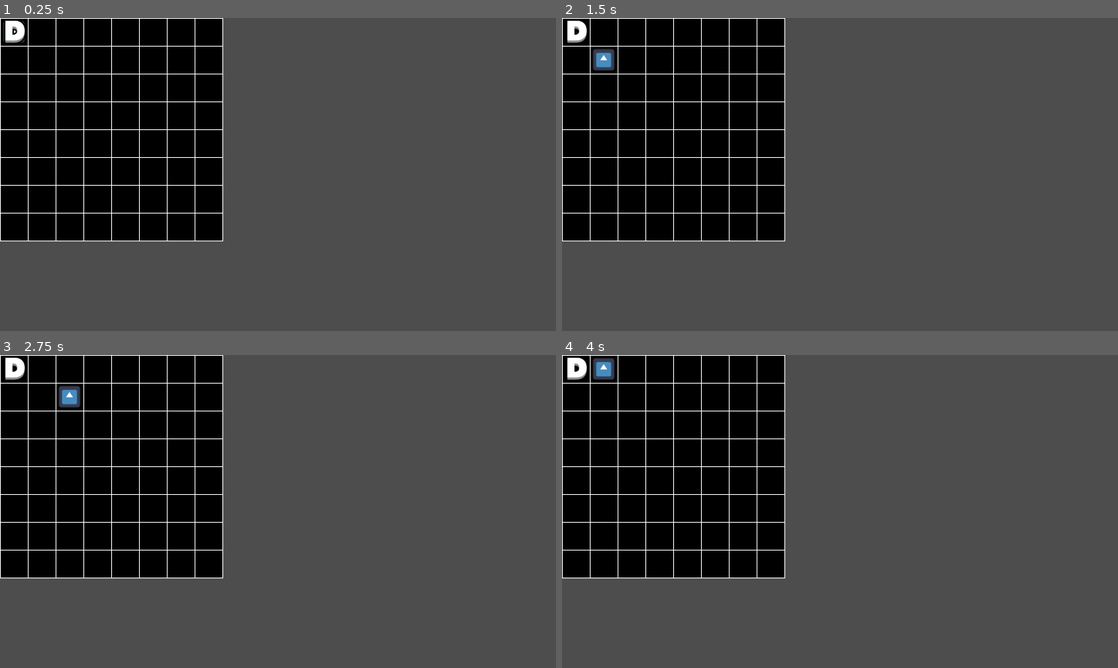
Above: before the commit, frames 1-4 (two rows, left to right).
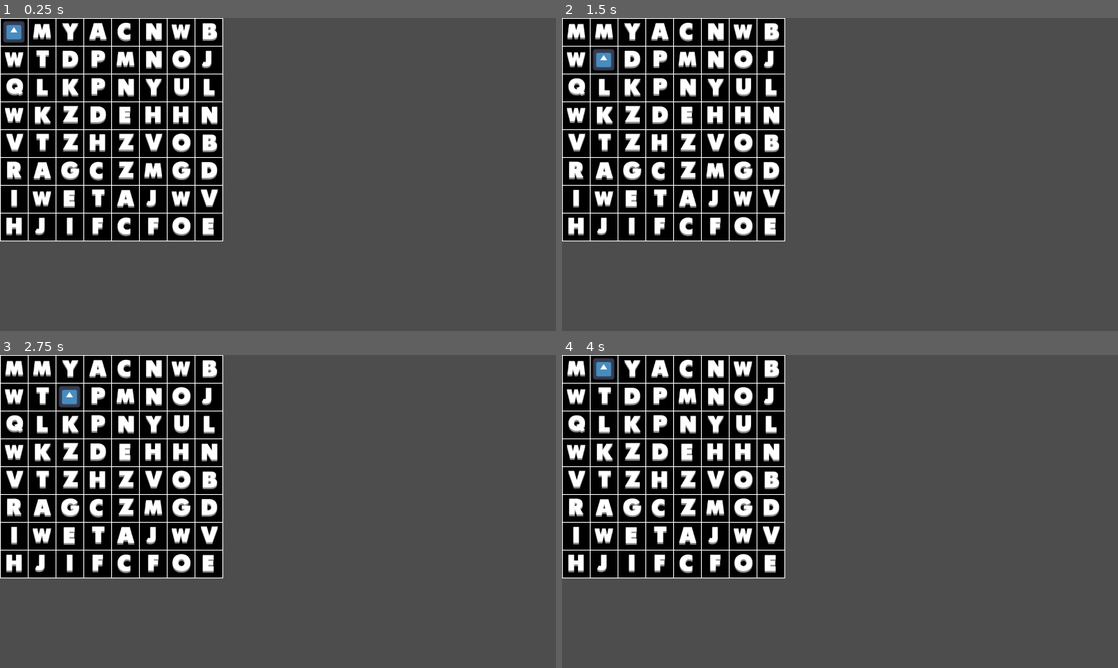
Above: after the commit, the same moments.

Repository: Agnes-Au/typing
Game: Godot game, scene res://scenes/Main.tscn
The game is run twice, just before and just after one commit, with the same random seed, the same clock (stepped at 60 frames per second) and the same inputs. The engine's default icon, where the game draws it, is replaced by a stand-in: a white triangle on a blue panel in a dark square.
Inputs:
- Up to frame 1 (0.25 s): no input
- Up to frame 2 (1.5 s): tap Enter (next) at 0.5, 1.35 s; hold Right (ui_right) 0.53-1.28 s; hold Enter (next) 0.53-1.28 s; tap Space at 1.25 s; hold Down (ui_down) from 1.28 s (still down)
- Up to frame 3 (2.75 s): tap Enter (next) at 2 s; release Down (ui_down) at 2.03 s; hold Right (ui_right) from 2.03 s (still down); hold Enter (next) from 2.03 s (still down)
- Up to frame 4 (4 s): tap Space at 2.75 s; release Right (ui_right) at 2.78 s; release Enter (next) at 2.78 s; hold Up (ui_up) 2.78-3.53 s; tap Enter (next) at 2.85, 3.5 s; hold Left (ui_left) from 3.53 s (still down); hold Enter (next) from 3.53 s (still down)

The runs differ from the first frame. In frame 1, 8.2% of the frame differs, in the area x 0-40%, y 0-70%; in frame 2, 8.0%; in frame 3, 7.9%; in frame 4, 7.9%.

Commit message:
feat: grid of letters

Diff:
--- a/scenes/Letter.tscn
+++ b/scenes/Letter.tscn
@@ -318,5 +318,6 @@
 }]
 
 [node name="Letter" type="AnimatedSprite2D"]
+scale = Vector2(0.8, 0.8)
 sprite_frames = SubResource("SpriteFrames_lkjg3")
 animation = &"A"
--- a/scenes/Main.tscn
+++ b/scenes/Main.tscn
@@ -12,3 +12,4 @@
 texture = ExtResource("2_rvslj")
 
 [node name="Player" parent="." instance=ExtResource("1_elqb8")]
+z_index = 1000
--- a/scripts/grid.gd
+++ b/scripts/grid.gd
@@ -3,23 +3,35 @@
 const GRID_SIZE = 8
 const TILE_SIZE = 64
 const LETTER_COUNT = 26  # Number of letters in the alphabet
+const ALPHABET = "ABCDEFGHIJKLMNOPQRSTUVWXYZ"
+var alphabet_arr = ALPHABET.split()
 
 var letters = []
 var player
 var LETTER_SPRITE_SCENE = preload("res://scenes/Letter.tscn")
 
+func new_letter(letter):
+	var letter_sprite = LETTER_SPRITE_SCENE.instantiate()
+	add_child(letter_sprite)
+	letter_sprite.animation = letter
+	return letter_sprite
+
 func _ready():
 	player = $Player
 	generate_grid()
-	var letter_sprite = LETTER_SPRITE_SCENE.instantiate()
-	add_child(letter_sprite)
-	letter_sprite.position = player.position
-	letter_sprite.animation = "D"
+	position_grid()
 
 func generate_grid():
 	for i in range(GRID_SIZE):
 		var row = []
 		for j in range(GRID_SIZE):
 			var random_letter_index = randi() % LETTER_COUNT  # Random index for A-Z
-			row.append(random_letter_index)
+			row.append(alphabet_arr[random_letter_index])
 		letters.append(row)
+
+func position_grid():
+	for i in range(GRID_SIZE):
+		for j in range(GRID_SIZE):
+			var letter_cell = new_letter(letters[i][j])
+			@warning_ignore("integer_division")
+			letter_cell.position = Vector2(i * TILE_SIZE + TILE_SIZE/2, j * TILE_SIZE + TILE_SIZE/2)
--- a/scripts/player.gd
+++ b/scripts/player.gd
@@ -19,3 +19,4 @@
 
 func move(dir):
 	position += inputs[dir] * TILE_SIZE
+	print(position)
